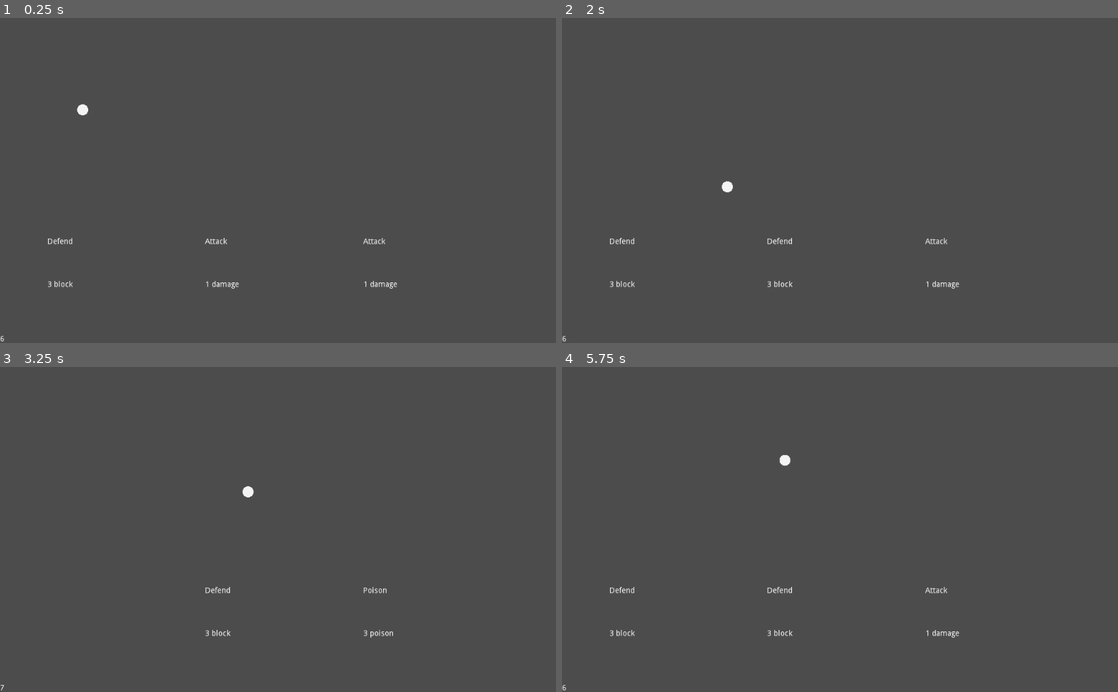
Above: before the commit, frames 1-4 (two rows, left to right).
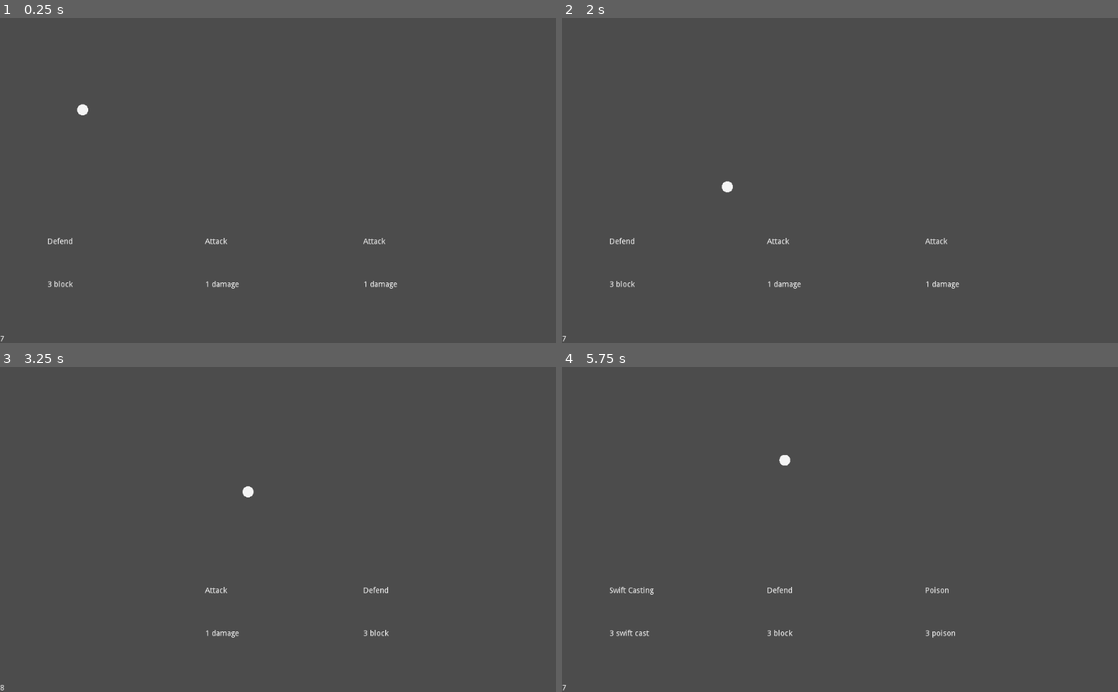
Above: after the commit, the same moments.

Repository: the-alex-g/ScrollMage
Game: Godot game, scene res://World/World.tscn
Same seed, same stepped clock (60 frames per second), same inputs: the game is played once before the commit and once after it.
Inputs:
- Up to frame 1 (0.25 s): no input
- Up to frame 2 (2 s): tap Enter at 0.5 s; hold D (right) 0.53-1.28 s; tap Keypad 1 (spell_slot_1) at 0.6 s; hold S (down) from 1.28 s (still down); tap 2 (spell_slot_2) at 1.35 s
- Up to frame 3 (3.25 s): release S (down) at 2.03 s; hold D (right) 2.03-2.78 s; tap 3 (spell_slot_3) at 2.1 s; hold W (up) from 2.78 s (still down); tap Keypad 1 (spell_slot_1) at 2.85 s
- Up to frame 4 (5.75 s): release W (up) at 3.53 s; hold A (left) 3.53-5.03 s; tap 2 (spell_slot_2) at 3.6 s; tap 3 (spell_slot_3) at 4.35 s; hold S (down) from 5.03 s (still down); tap Keypad 1 (spell_slot_1) at 5.1 s

The runs differ from the first frame. In frame 1, less than 0.1% of the frame differs, in the area x 0-1%, y 97-100%; in frame 2, 0.1%; in frame 3, 0.2%; in frame 4, 0.3%, in the area x 0-72%, y 27-100%.

Commit message:
Link statuses between player and deck manager

Diff:
--- a/project/CardManager/CardManager.gd
+++ b/project/CardManager/CardManager.gd
@@ -12,12 +12,14 @@
 	BoostCard.new("Defend", "3 block", 0.5, [], {"block":3}),
 	BoostCard.new("Defend", "3 block", 0.5, [], {"block":3}),
 	BoostCard.new("Defend", "3 block", 0.5, [], {"block":3}),
+	BoostCard.new("Swift Casting", "3 swift cast", 1.0, [], {"swift_act":3}),
 	HexCard.new("Poison", "3 poison", 1.0, [], {"poison":3}),
 ]
 var _cards := []
 var _lost := []
 var _can_cast := true
 var info : Dictionary setget , _get_info
+var statuses := {}
 
 onready var _cast_timer : Timer = $CastTimer
 
@@ -43,6 +45,9 @@
 	if _cards[slot_index] != null:
 
 		var wait_time : float = _cards[slot_index].cast_time
+		if statuses.swift_act > 0:
+			wait_time *= 0.75
+
 		_can_cast = false
 		_cast_timer.start(wait_time / 2.0)
 
--- a/project/Creature/Creature.gd
+++ b/project/Creature/Creature.gd
@@ -6,6 +6,7 @@
 var statuses := {
 	"block":0,
 	"poison":0,
+	"swift_act":0,
 }
 
 
--- a/project/Monsters/BaseMonster.gd
+++ b/project/Monsters/BaseMonster.gd
@@ -75,7 +75,11 @@
 	_actions.append(action)
 	_actions.remove(0)
 
-	_action_timer.start(action.delay_time)
+	var delay_time := action.delay_time
+	if statuses.swift_act > 0:
+		delay_time *= 0.75
+
+	_action_timer.start(delay_time)
 	yield(_action_timer, "timeout")
 	_can_act = true
 
--- a/project/Player/Player.gd
+++ b/project/Player/Player.gd
@@ -1,5 +1,7 @@
 class_name Player
 extends Creature
+
+signal update_statuses(new_statuses)
 
 export var speed := 200.0
 
@@ -22,6 +24,8 @@
 	_get_new_target()
 	if _target != null:
 		_hinge.rotation = get_angle_to(_target.global_position)
+
+	emit_signal("update_statuses", statuses)
 
 
 func _get_new_target()->void:
--- a/project/World/World.gd
+++ b/project/World/World.gd
@@ -15,3 +15,7 @@
 
 func _on_CardManager_used_card(card:Card)->void:
 	_player.resolve_card(card)
+
+
+func _on_Player_update_statuses(new_statuses:Dictionary)->void:
+	_card_manager.statuses = new_statuses
--- a/project/World/World.tscn
+++ b/project/World/World.tscn
@@ -22,4 +22,5 @@
 detection_distance = 100
 speed = 50
 
+[connection signal="update_statuses" from="Player" to="." method="_on_Player_update_statuses"]
 [connection signal="used_card" from="CardManager" to="." method="_on_CardManager_used_card"]
